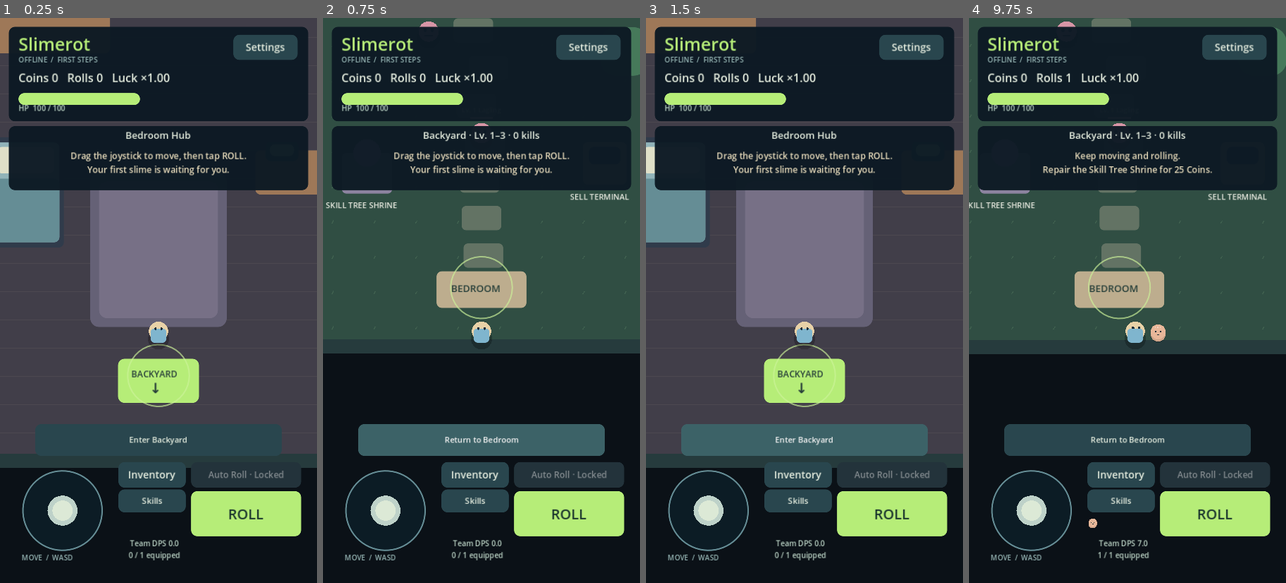
Above: before the commit, frames 1-4 (left to right).
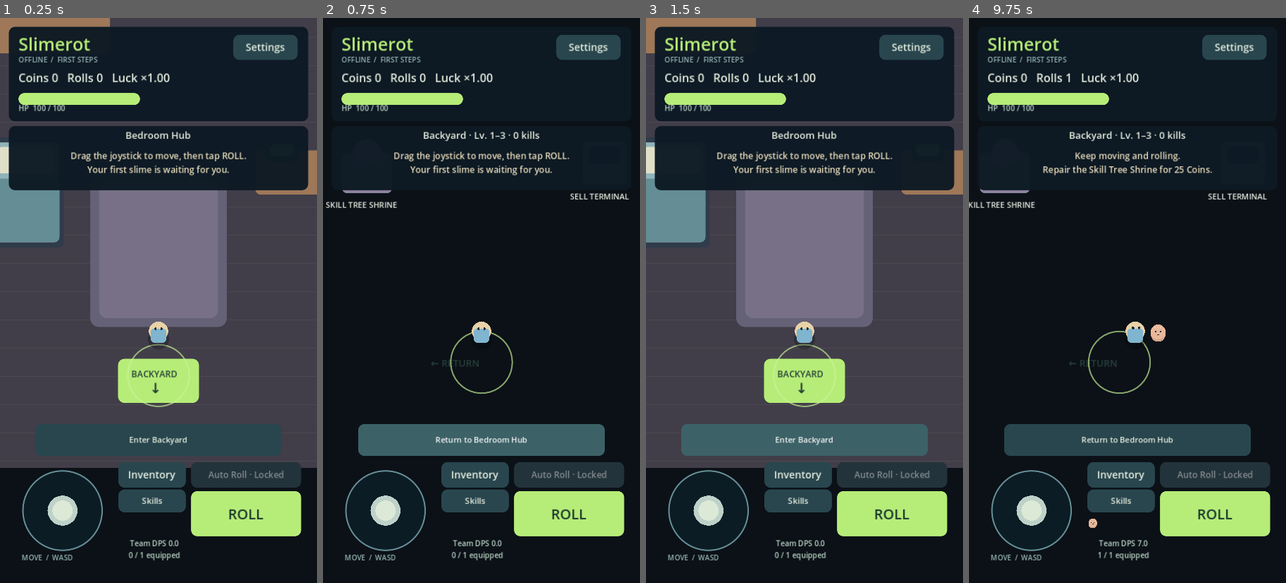
Above: after the commit, the same moments.

Repository: kristijannema-ai/Slimerot
Game: Godot game, scene res://scenes/Slimerot.tscn
Two runs of this game, one before a commit and one after it. Both use one fixed random seed, a clock stepped at 60 frames per second and the inputs below.
Inputs (mouse positions are in pixels of both pictures, inside the frame that each line leads up to):
- Up to frame 1 (0.25 s): no input
- Up to frame 2 (0.75 s): click "Enter Backyard" at 0.5 s
- Up to frame 3 (1.5 s): click (804, 441) at 1.25 s, where only the run before the commit has a clickable "Return to Bedroom"
- Up to frame 4 (9.75 s): click "ROLL" at 2 s; click "Inventory" at 2.75 s; click "Skills" at 3.5 s; click "Inventory" at 4.25 s; click "Team" at 5 s; click "Collection" at 5.75 s; click "Skills" at 6.5 s; click "Stats" at 7.25 s; click "Settings" at 8 s; click "Resume" at 8.75 s; tap Enter at 9.5 s; move the mouse to (1197, 272) at 9.52 s; hold D (move_right) from 9.53 s (still down); hold E (interact) from 9.53 s (still down); click (1197, 272) at 9.67 s

The runs differ from the first frame. In frame 1, 1.7% of the frame differs, in the area x 0-100%, y 77-80%; in frame 2, 33%; in frame 3, 1.7%; in frame 4, 33%, in the area x 0-100%, y 0-76%.

Commit message:
Implement Slimerot stage 5: scripts/world/SlimerotWorld.gd

Diff:
--- a/scripts/world/SlimerotWorld.gd
+++ b/scripts/world/SlimerotWorld.gd
@@ -41,33 +41,39 @@
 		zone_root.queue_free()
 	interactions.clear()
 	current_interaction = null
-	CombatManager.attack_timers.clear()
-	zone_root = Node2D.new()
-	zone_root.name = "SlimerotBedroom" if zone_id == 0 else "SlimerotBackyard"
+	CombatManager.reset_combat()
+	var path := "res://scenes/zones/%s.tscn" % SlimerotCampaign.SCENES[zone_id]
+	var packed: PackedScene = load(path)
+	zone_root = packed.instantiate()
 	add_child(zone_root)
-	zone_root.z_index = 0
-	wall(Rect2(0, 0, 1000, 32))
-	wall(Rect2(0, 0, 32, 1400))
-	wall(Rect2(968, 0, 32, 1400))
-	wall(Rect2(0, 1368, 1000, 32))
+	zone_root.z_index = -1
 	if zone_id == 0:
-		wall(Rect2(110, 650, 175, 250))
-		wall(Rect2(720, 680, 175, 100))
-		wall(Rect2(110, 360, 280, 100))
-		add_interaction(Vector2(500, 1190), "Enter Backyard", func(): WorldManager.travel(1))
+		wall(Rect2(0,0,1000,32))
+		wall(Rect2(0,0,32,1400))
+		wall(Rect2(968,0,32,1400))
+		wall(Rect2(0,1368,1000,32))
+		wall(Rect2(110,650,175,250))
+		wall(Rect2(720,680,175,100))
+		wall(Rect2(110,360,280,100))
+		add_interaction(Vector2(500,1190),"Enter Backyard",func(): WorldManager.use_exit())
 	else:
-		wall(Rect2(140, 520, 110, 110))
-		wall(Rect2(770, 660, 110, 110))
-		add_interaction(Vector2(500, 1250), "Return to Bedroom", func(): WorldManager.travel(0))
-		add_interaction(Vector2(240, 990), "Repair Skill Tree Shrine · 25 Coins", func(): repair("skill_tree_shrine"))
-		add_interaction(Vector2(780, 970), "Repair Sell Terminal · 75 Coins", func(): repair("sell_terminal"))
-		add_interaction(Vector2(500, 230), "Italian Village · next stage", func(): hud.show_notice("Italian Village arrives in a later stage."))
-		for spawn in [Vector2(500, 900), Vector2(380, 670), Vector2(660, 550), Vector2(400, 380)]:
-			var enemy := SlimerotEnemy.new()
-			enemy.position = spawn
-			zone_root.add_child(enemy)
+		add_interaction(SlimerotCampaign.RETURN_GATE,"Return to " + SlimerotCampaign.zone(zone_id-1).name,func(): WorldManager.return_through_gate())
+		add_interaction(SlimerotCampaign.EXIT_GATE,WorldManager.gate_prompt(zone_id),func():
+			if not WorldManager.use_exit(): hud.show_notice(WorldManager.gate_blocker(zone_id)))
+		interactions[-1].set_meta("gate",zone_id)
+		if not SlimerotCampaign.zone(zone_id).boss_id_or_null.is_empty():
+			add_interaction(Vector2(770,230),"Boss entrance",func(): hud.show_notice(WorldManager.boss_encounter_prompt(zone_id)))
+		if zone_id == 1:
+			add_interaction(Vector2(240,990),"Repair Skill Tree Shrine · 25 Coins",func(): repair("skill_tree_shrine"))
+			add_interaction(Vector2(780,970),"Repair Sell Terminal · 75 Coins",func(): repair("sell_terminal"))
 	respawn_player()
+	if WorldManager.arriving_from_next: player.position = SlimerotCampaign.RETURN_ARRIVAL
+	reset_camera()
 	queue_redraw()
+
+func reset_camera() -> void:
+	for child in player.get_children():
+		if child is Camera2D: child.reset_smoothing()
 
 func repair(id: String) -> void:
 	if GameState.structure_unlocked_flags.get(id, false):
@@ -120,6 +126,7 @@
 	current_interaction = null
 	var distance := SlimerotBalance.INTERACT_RANGE + 1.0
 	for component in interactions:
+		if component.has_meta("gate"): component.prompt = WorldManager.gate_prompt(int(component.get_meta("gate")))
 		var candidate := component.global_position.distance_to(player.global_position)
 		if component.is_available(player.global_position) and candidate < distance:
 			distance = candidate
@@ -161,27 +168,19 @@
 		label_at(Vector2(438, 1194), "BACKYARD", 20, Color("273f39"))
 		label_at(Vector2(480, 1230), "↓", 32, Color("273f39"))
 	else:
-		rounded(Rect2(0, 0, 1000, 1400), Color("304e43"), 0)
-		for y in range(65, 1350, 80):
-			for x in range(65, 950, 95):
-				draw_line(Vector2(x, y), Vector2(x + 4, y - 7), Color("416250"), 2)
-		for y in range(300, 1270, 85):
-			rounded(Rect2(455 + sin(y) * 24, y, 90, 55), Color("637364"), 10)
-		rounded(Rect2(140, 520, 110, 110), Color("46795a"), 35)
-		rounded(Rect2(770, 660, 110, 110), Color("46795a"), 35)
-		rounded(Rect2(183, 945, 114, 92), Color("8c839f"), 10)
-		draw_circle(Vector2(240, 945), 31, Color("b6ed78") if GameState.structure_unlocked_flags.get("skill_tree_shrine", false) else Color("b7a2cc"))
-		label_at(Vector2(146, 1070), "SKILL TREE SHRINE", 18)
-		rounded(Rect2(730, 920, 100, 97), Color("9f8b67"))
-		rounded(Rect2(744, 931, 72, 40), Color("b6ed78") if GameState.structure_unlocked_flags.get("sell_terminal", false) else Color("283e43"))
-		label_at(Vector2(701, 1051), "SELL TERMINAL", 18)
-		rounded(Rect2(398, 1213, 204, 83), Color("bdad8e"))
-		label_at(Vector2(431, 1260), "BEDROOM", 22, Color("273f39"))
-		for x in range(350, 650, 45):
-			rounded(Rect2(x, 200, 16, 90), Color("ad9471"), 3)
-		label_at(Vector2(354, 179), "ITALIAN VILLAGE", 28)
-		label_at(Vector2(355, 325), "12 kills · 150 Coins · later stage", 18)
-	for rect in [Rect2(0, 0, 1000, 32), Rect2(0, 0, 32, 1400), Rect2(968, 0, 32, 1400), Rect2(0, 1368, 1000, 32)]:
-		draw_rect(rect, Color("263b3d"))
+		if GameState.current_zone == 1:
+			rounded(Rect2(183,945,114,92),Color("8c839f"))
+			draw_circle(Vector2(240,945),31,Color("b6ed78") if GameState.structure_unlocked_flags.get("skill_tree_shrine",false) else Color("b7a2cc"))
+			label_at(Vector2(146,1070),"SKILL TREE SHRINE",18)
+			rounded(Rect2(730,920,100,97),Color("9f8b67"))
+			rounded(Rect2(744,931,72,40),Color("b6ed78") if GameState.structure_unlocked_flags.get("sell_terminal",false) else Color("283e43"))
+			label_at(Vector2(701,1051),"SELL TERMINAL",18)
+		var next := SlimerotCampaign.zone(GameState.current_zone+1).name if GameState.current_zone < 8 else "FINAL BOSS"
+		label_at(Vector2(320,100),next.to_upper(),25)
+		label_at(Vector2(360,270),"OPEN" if WorldManager.gate_open(GameState.current_zone) else "GATE REQUIREMENTS",20)
+		label_at(Vector2(385,1430),"← RETURN",22,Color("273f39"))
+		if not SlimerotCampaign.zone(GameState.current_zone).boss_id_or_null.is_empty():
+			draw_arc(Vector2(770,230),55,0,TAU,32,Color("c580aa"),12)
+			label_at(Vector2(700,310),"BOSS ENTRANCE",16)
 	if is_instance_valid(current_interaction):
 		draw_arc(current_interaction.position, 70, 0, TAU, 40, Color(0.8, 0.95, 0.6, 0.65), 2, true)
